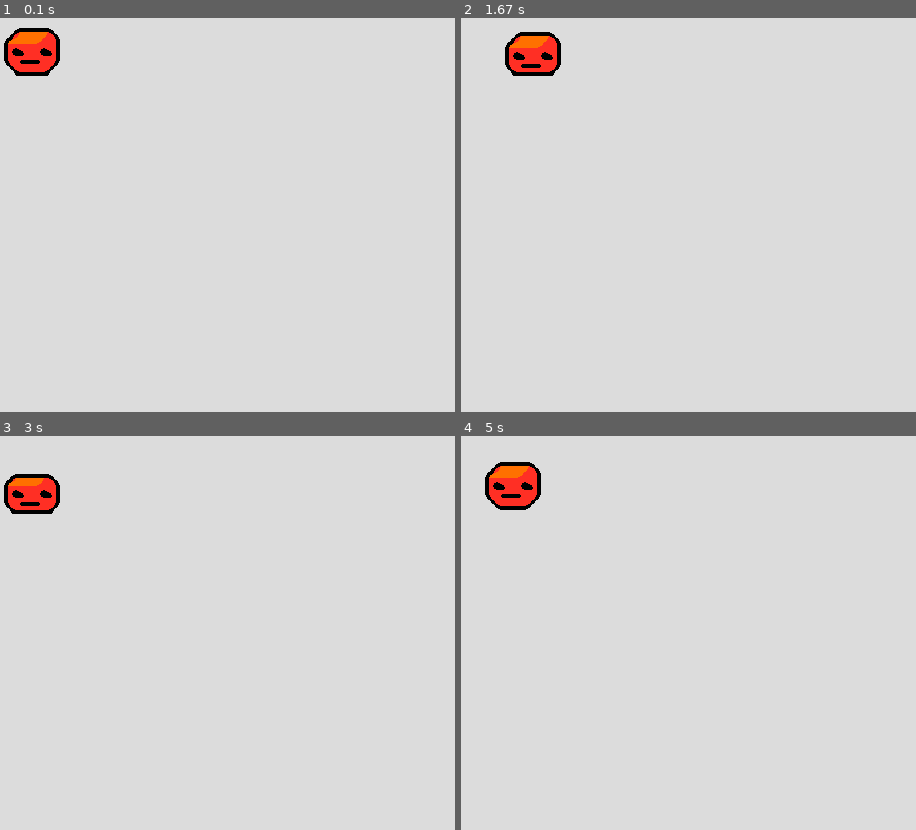
Above: before the commit, frames 1-4 (two rows, left to right).
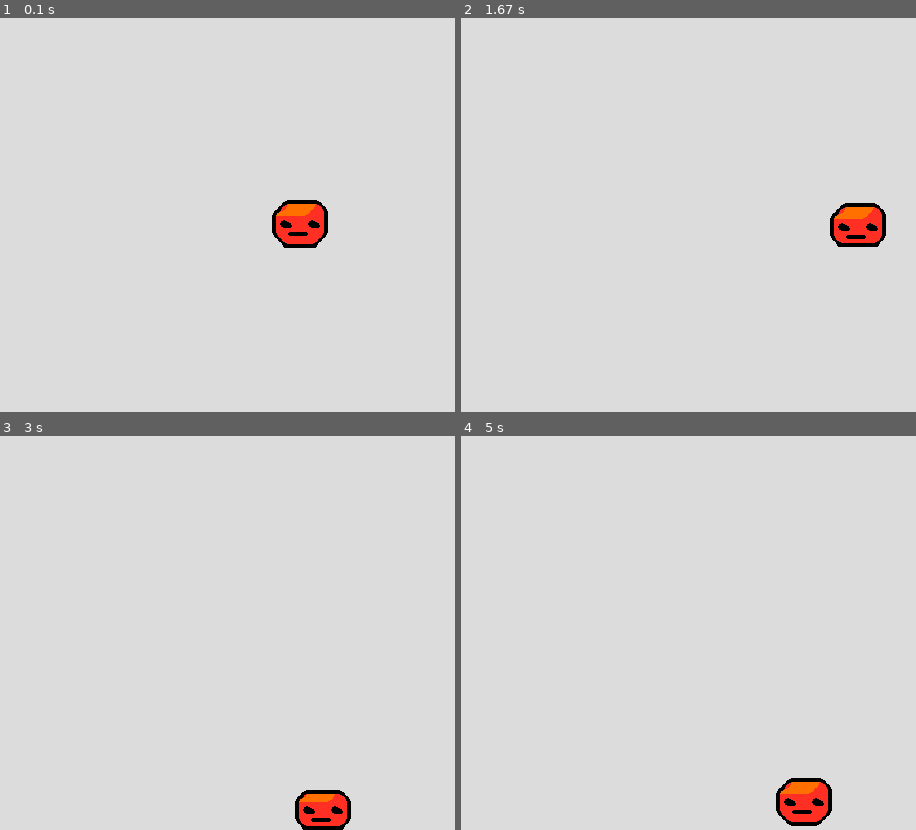
Above: after the commit, the same moments.

Repository: alberto-battistel/Experiment_with_Pygame
Game: pygame game, started from player.py
Two runs of this game, one before a commit and one after it. Both use one fixed random seed, a clock stepped at 60 frames per second and the inputs below.
Inputs:
- Up to frame 1 (0.1 s): no input
- Up to frame 2 (1.67 s): hold D 0.33-0.8 s; hold W 0.83-1.13 s; hold D 1.17-1.63 s
- Up to frame 3 (3 s): hold A 1.67-2.2 s; hold S 2.23-2.53 s; hold A 2.57-2.97 s
- Up to frame 4 (5 s): hold W 3-3.37 s; hold D 3.4-4.03 s; hold S 4.07-4.43 s; hold A 4.47-4.93 s; hold D from 4.97 s (still down)

The runs differ from the first frame. In frame 1, 2.6% of the frame differs, in the area x 0-73%, y 2-59%; in frame 2, 2.5%; in frame 3, 2.3%; in frame 4, 2.6%.

Commit message:
Updated Player movement and physics.

Diff:
--- a/player.py
+++ b/player.py
@@ -1,7 +1,9 @@
 import pygame
 from pygame.locals import *
+from pygame import Vector2 as vec
 
 from main import App
+
 
 class Sequencer():
     def __init__(self, *sprites):
@@ -46,29 +48,62 @@
     #        images.append(image)
         return images
 
+acceleration = 0.5
+friction = -0.12
+gravity = 0.5
+
 class Player(pygame.sprite.Sprite):
+
     def __init__(self,  settings):
         super().__init__()
         self.rect = pygame.Rect(0, 0, 16, 16)
         self.sprites = Sequencer(*SpriteSheet("first_Experiment.png",  self.rect).get_strip())
         self.surface = self.sprites()
-        self.rect = self.rect = self.surface.get_rect()
+        self.rect = self.surface.get_rect()
         self.settings = settings
         self.bounding_box = pygame.Rect(0, 0,  *self.settings['screen_size'])
+        self.direction = vec(0, 0)
+        self.vel = vec(0, 0)
+        self.acc = vec(0, 0)
+        self.pos = vec(0, 0)
 
-    def handle_events(self,  event):
-        if event.type == KEYDOWN:
-            if event.key == K_a:
-                self.rect.move_ip(-20, 0)
-            elif event.key == K_d:
-                self.rect.move_ip(20, 0)
-            elif event.key == K_w:
-                self.rect.move_ip(0, -20)
-            elif event.key == K_s:
-                self.rect.move_ip(0, 20)
-        self.rect.clamp_ip(self.bounding_box)
+    def handle_events(self,  _):
+        self.direction = vec(0, 0)
+        event = pygame.key.get_pressed()
+
+        if event[K_a]:
+            self.direction = vec(-1, 0)
+        elif event[K_d]:
+            self.direction = vec(1, 0)
+        elif event[K_w]:
+            self.direction = vec(0, -5)
+        elif event[K_s]:
+            self.direction = vec(0, 1)
+
+#        if event.type == KEYDOWN:
+#            if event.key == K_a:
+#                self.direction = vec(-1, 0)
+#            elif event.key == K_d:
+#                self.direction = vec(1, 0)
+#            elif event.key == K_w:
+#                self.direction = vec(0, -1)
+#            elif event.key == K_s:
+#                self.direction = vec(0, 1)
+
+
+    def move(self):
+        self.acc = vec(0,  gravity)
+        self.acc += acceleration * self.direction
+        self.acc += self.vel * friction
+        self.vel += self.acc
+        self.pos += self.vel + 0.5*self.acc
+
+        self.rect.center = self.pos
 
     def update(self):
+        self.move()
+        self.rect.clamp_ip(self.bounding_box)
+        self.pos = self.rect.center
         self.surface = self.sprites()
 
 
@@ -78,6 +113,7 @@
         self.settings['FPS'] = 30
         self.player = Player(self.settings)
         self.player.settings = self.settings
+        self.player.pos = vec(*[p/2 for p in self.settings['screen_size']])
 
     def handle_events(self,event):
         self.player.handle_events(event)
